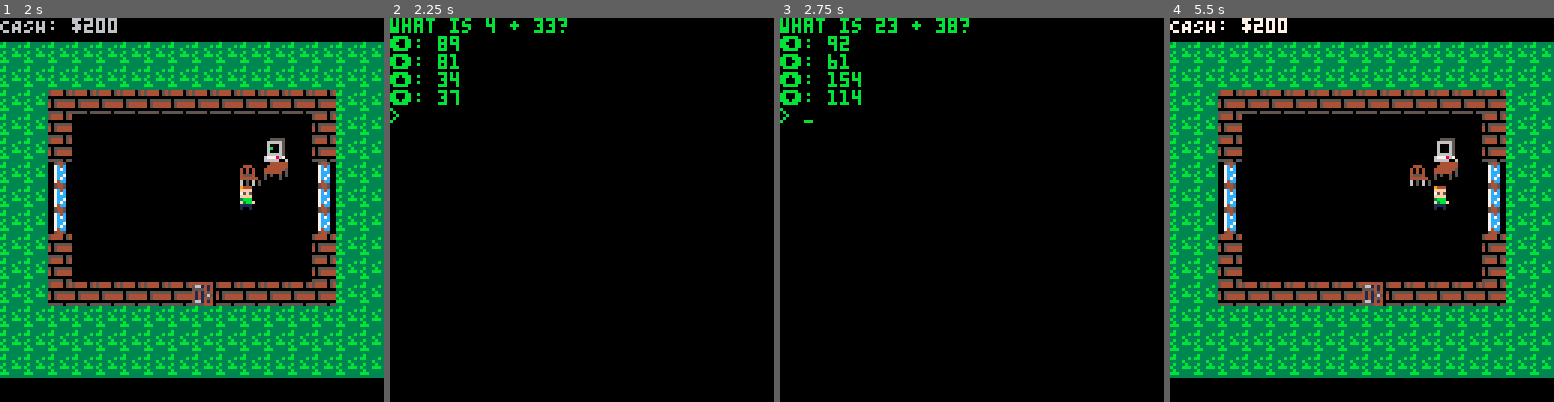
Above: before the commit, frames 1-4 (left to right).
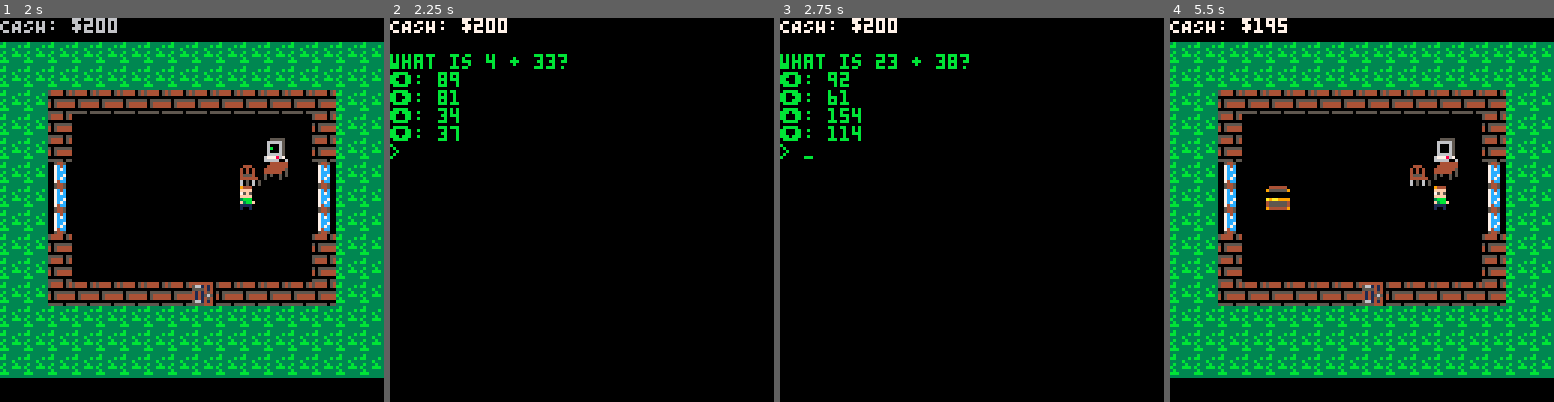
Above: after the commit, the same moments.

Repository: aconbere/happy-home-designer
Game: PICO-8 cartridge interior.p8
Same seed, same stepped clock (60 frames per second), same inputs: the game is played once before the commit and once after it.
Inputs:
- Up to frame 1 (2 s): tap X (X key) at 0.33, 1.07, 1.85 s; tap O (Z key) at 0.7, 1.7 s; hold Right from 1.6 s (still down)
- Up to frame 2 (2.25 s): release Right at 2.1 s; tap O (Z key) at 2.1 s; hold Up from 2.15 s (still down)
- Up to frame 3 (2.75 s): release Up at 2.42 s; hold Right from 2.47 s (still down); tap O (Z key) at 2.5 s
- Up to frame 4 (5.5 s): tap O (Z key) every 0.4 s from 2.9 to 5.3 s; tap X (X key) at 2.97, 4.08, 5.2 s; release Right at 3.03 s; hold Left 3.08-3.58 s; hold Down 3.63-3.97 s; hold Right 4.02-4.68 s; hold Up 4.73-5.03 s; hold Left from 5.08 s (still down)

Frame 1 is identical in both runs. In frame 2, 2.5% of the frame differs, in the area x 0-47%, y 0-37%; in frame 3, 2.9%, in the area x 0-50%, y 0-37%; in frame 4, 0.4%.

Commit message:
rebalancing

Diff:
--- a/interior.p8
+++ b/interior.p8
@@ -35,6 +35,9 @@
 }
 
 COST = 40
+EARNED = 60
+DROP_ACCELERATION = 10
+DROP_TIMER = 160
 
 function shuffle(tbl)
   for i = #tbl, 2, -1 do
@@ -236,7 +239,7 @@
   item_config = ITEM_TYPES[item_type]
 
   return entity_new {
-    label = item_type,
+    label = opts.label or item_type,
     sprite = { index = item_config.sprite },
     pos = opts.pos,
     dim = { x = 8, y = 8},
@@ -278,6 +281,7 @@
 COMPUTER = item_new("computer", {
   pos = {x = 9, y = 2},
   movable = false,
+  label = "your computer",
   _draw = function (self, pos)
     if GAME.cursor_state then
       self.sprite.index = 54
@@ -288,7 +292,8 @@
   end
 })
 
-CHAIR = item_new("table", {
+TABLE = item_new("table", {
+  label = "your table",
   pos = {x = 9, y = 3},
   movable = false,
 })
@@ -296,6 +301,7 @@
 COMPUTER_CHAIR = item_new("computer_chair", {
   pos = {x = 8, y = 3},
   movable = false,
+  label = "your chair",
 })
 
 HERO = hero_new {pos = {x = 7, y = 4}}
@@ -352,7 +358,9 @@
     local collision = map_get(new_pos)
 
     if collision then
-      if collision.label == "computer_chair" then
+      if collision.label == "your chair" or
+         collision.label == "your computer" or
+         collision.label == "your table" then
         GAME.state = "working"
       elseif collision.movable then
         if shift_dir(collision.pos, dir) then
@@ -460,11 +468,9 @@
 function working_update()
   if btnp(4) and GAME.problem.selected then
     if GAME.problem.selected == GAME.problem.answer then
-      printh("CORRECT")
-      GAME.target_cash += 10
+      GAME.target_cash += EARNED
       GAME.problem = problem_new()
     else
-      printh("INCORRECT")
       GAME.problem = problem_new()
     end
   elseif btnp(5) then
@@ -479,29 +485,30 @@
 end
 
 function _update()
+  -- 30fps * 10s
+  if GAME.drop_timer > DROP_TIMER then
+    GAME.drop_timer = 0
+    GAME.target_cash -= COST
+
+    if GAME.target_cash <= 0 then
+      GAME.state = "starved"
+      return
+    end
+
+    local pos = find_empty()
+
+    if not pos then
+      GAME.state = "crushed"
+      return
+    end
+
+    random_item(pos)
+    GAME.drop_timer -= DROP_ACCELERATION
+  end
+
   if GAME.state == "working" then
     working_update()
   elseif GAME.state == "decorating" then
-    -- 30fps * 10s
-    if GAME.drop_timer > 200 then
-      GAME.drop_timer = 0
-      GAME.target_cash -= COST
-
-      if GAME.cash <= 0 then
-        GAME.state = "starved"
-        return
-      end
-
-      local pos = find_empty()
-
-      if not pos then
-        GAME.state = "crushed"
-        return
-      end
-
-      random_item(pos)
-    end
-
     hero_update(HERO)
   end
 end
@@ -524,16 +531,16 @@
 
 function _draw()
   update_cursor_state()
+
+  if GAME.cash > GAME.target_cash then
+    GAME.cash -= 1
+  elseif GAME.cash < GAME.target_cash then
+    GAME.cash += 1
+  end
+
+  GAME.drop_timer += 1
+
   if GAME.state == "decorating" then
-
-    if GAME.cash > GAME.target_cash then
-      GAME.cash -= 1
-    elseif GAME.cash < GAME.target_cash then
-      GAME.cash += 1
-    end
-
-    GAME.drop_timer += 1
-
     cls()
     map(0,0,0,8,64,64)
 
@@ -556,6 +563,10 @@
 
     problem = "what is " .. GAME.problem.x .. " + " .. GAME.problem.y .. "?"
 
+    color(7)
+    print("CASH: $"..GAME.cash)
+    print("")
+
     color(11)
     print(problem)
 
@@ -571,10 +582,18 @@
     color(7)
   elseif GAME.state == "crushed" then
     cls()
-    print("YOU ARE CRUSHED")
+    print("your possessions fill you")
+    print("with happyness ... ")
+    print("")
+    print("as they slowly crush you under")
+    print("their weight")
   elseif GAME.state == "starved" then
     cls()
-    print("YOU MUST WORK TO EAT")
+    print("your dwindling work output")
+    print("dooms you to failure.")
+    print("")
+    print("use your computer to be")
+    print("more productive")
   end
 end
 
